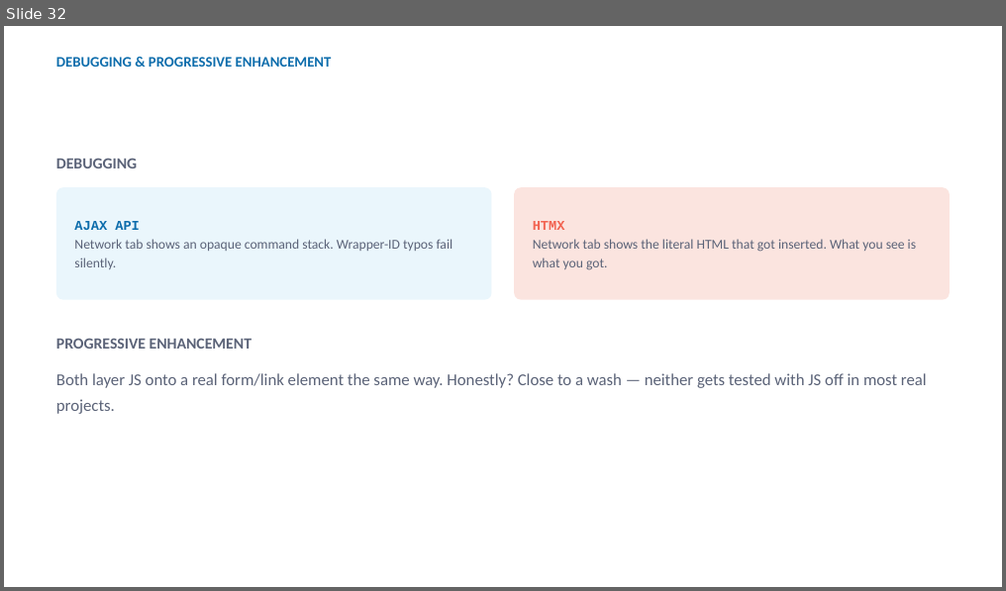
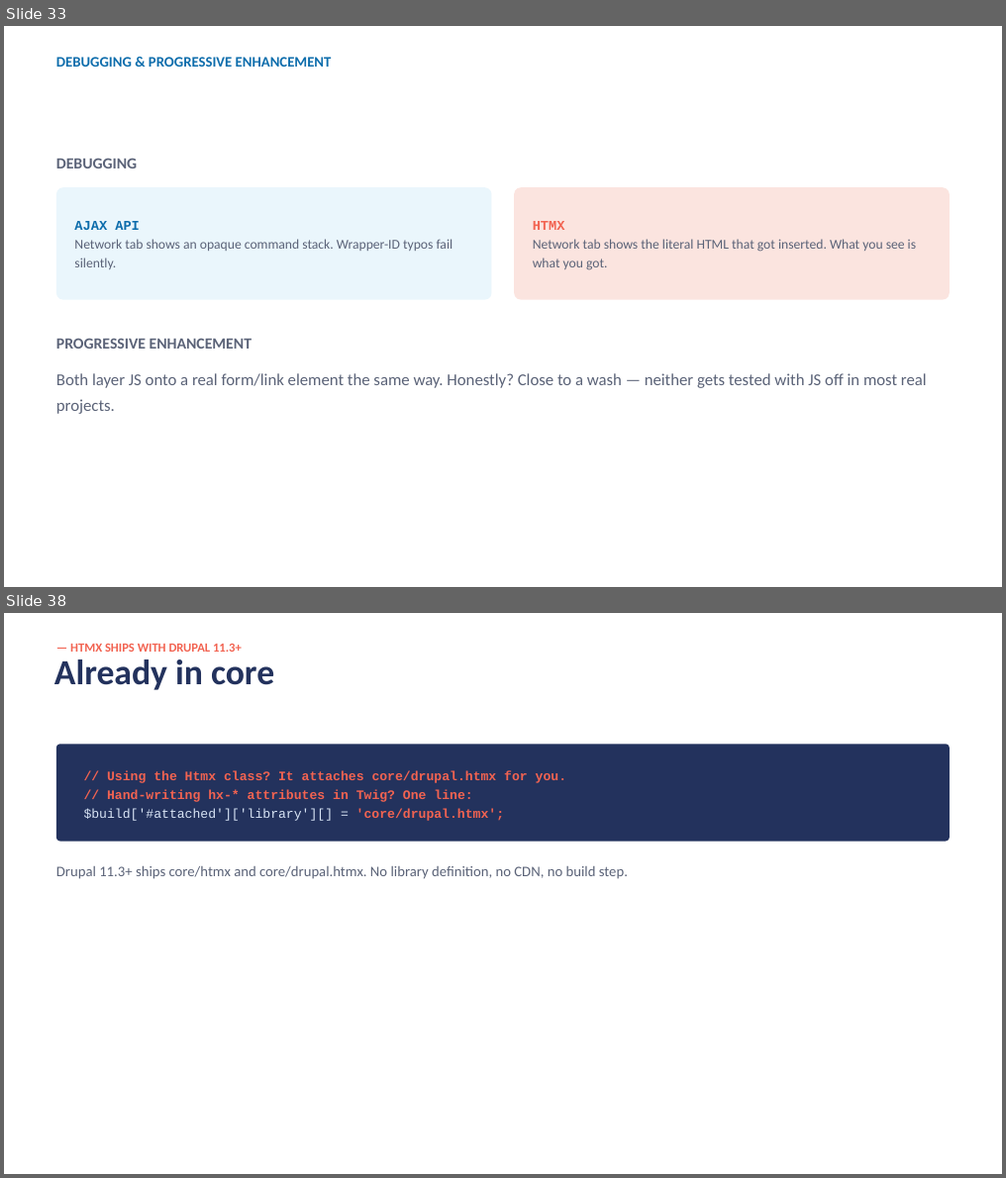
Before and after one commit to RChaubey16/drupalcon-rotterdam-session, a slide deck: Ajax to HTMX.pptx. Shown one above the other, each under a label of ours: slide 32 before the commit, slides 33 and 38 after it; the slides between them are not shown. The pictures are 1006x591 and 1006x1178 pixels, drawn with LibreOffice and Linux fonts; fonts in the diff are those of the drawing; background and template pictures are left out. Boxes give left, top, right and bottom in pixels: in the first picture for what was removed or moved away, otherwise in the second. Text is boxed around its words. In the diff, an @@ line names an element or a change of style, - is before the commit and + after.

```diff
--- a/Ajax to HTMX.pptx
+++ b/Ajax to HTMX.pptx
@@ slide 38 added at [4, 613, 1002, 1174], background picture (left out) @@
@@ title added at [54, 660, 274, 690], 34 pt, text #23325D, bold @@
+Already in core
@@ text added at [70, 644, 242, 652], 12 pt, text #F26351, bold @@
+— HTMX SHIPS WITH DRUPAL 11.3+
@@ rounded rectangle added at [56, 744, 949, 842], fill #23325D, 12.5 pt, text #F26351, bold @@
+// Using the Htmx class? It attaches core/drupal.htmx for you.
+// Hand-writing hx-* attributes in Twig? One line:
+$build['#attached']['library'][] = 'core/drupal.htmx';
@@ text added at [56, 866, 628, 879], 14 pt, text #5B6378 @@
+Drupal 11.3+ ships core/htmx and core/drupal.htmx. No library definition, no CDN, no build step.
@@ what was slide 32 is now slide 33 @@
```
Also in this commit, not shown: 11 slides changed, 11 other slides added, 7 other files.
